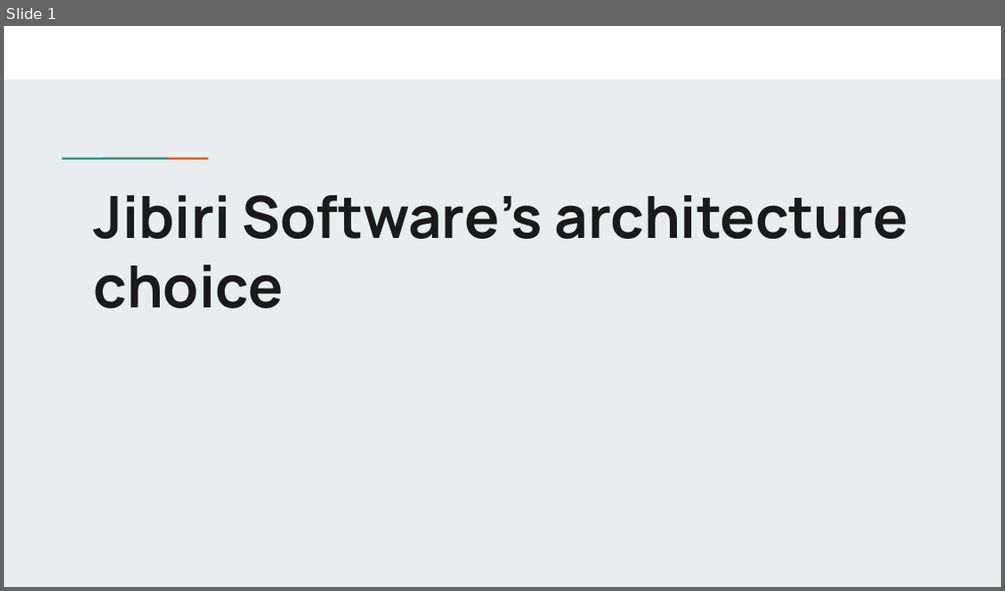
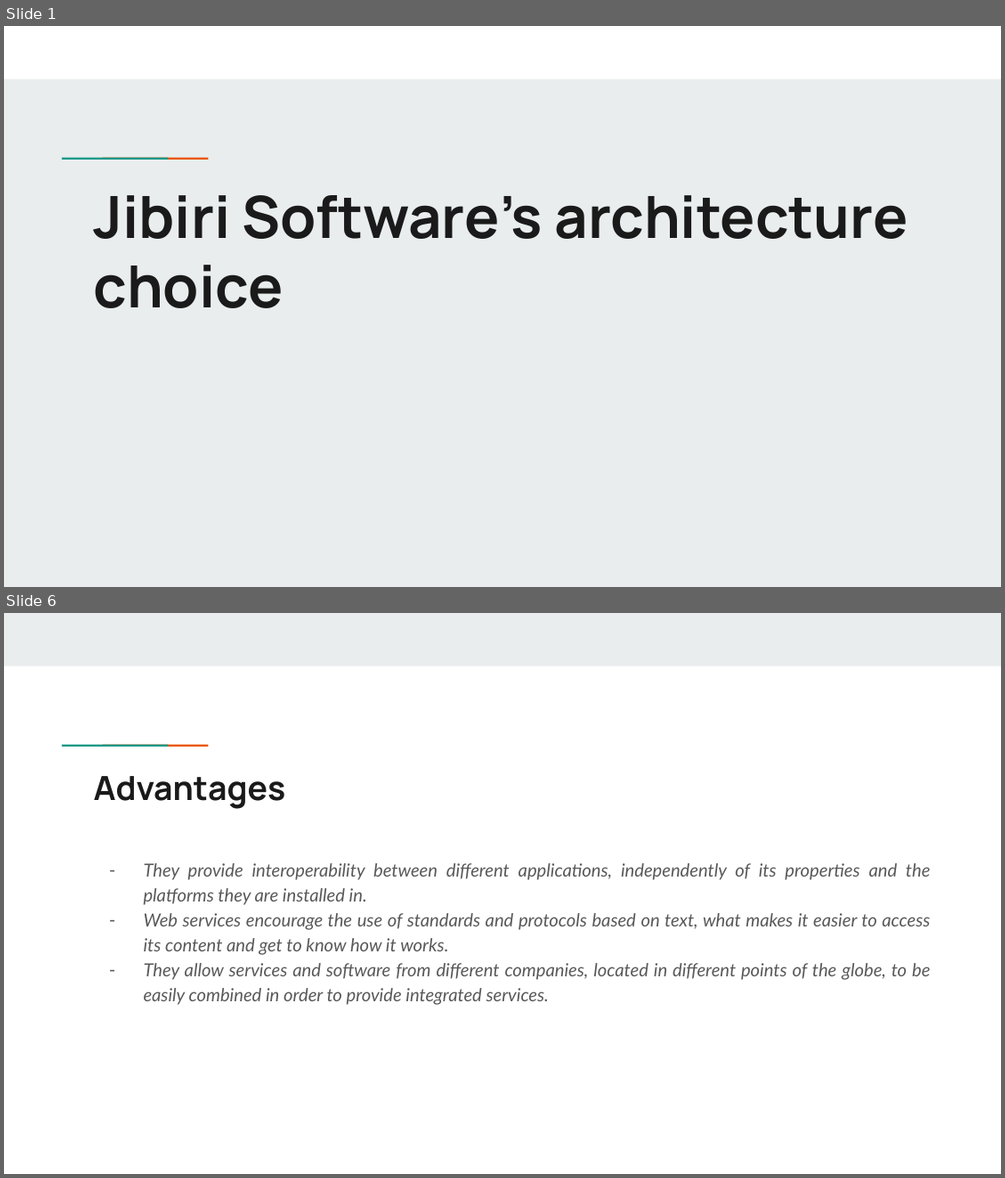
Before and after one commit to Jibiri-Software/WhiteWiseWeasel, a slide deck: SoftwareArchitecture/Jibiri_software_architecture_choice.pptx. Shown one above the other, each under a label of ours: slide 1 before the commit, slides 1 and 6 after it; the slides between them are not shown. The pictures are 1005x591 and 1005x1178 pixels, drawn with LibreOffice and Linux fonts; fonts in the diff are those of the drawing. Boxes give left, top, right and bottom in pixels: in the first picture for what was removed or moved away, otherwise in the second. Text is boxed around its words. In the diff, an @@ line names an element or a change of style, - is before the commit and + after.

```diff
--- a/SoftwareArchitecture/Jibiri_software_architecture_choice.pptx
+++ b/SoftwareArchitecture/Jibiri_software_architecture_choice.pptx
@@ slide 6 added at (x1=4, y1=613, x2=1001, y2=1174), background #FFFFFF; not listed: 2 template elements that a slide beside it also shows @@
@@ rectangle added at (x1=4, y1=613, x2=1001, y2=666), fill #E9EDEE @@
@@ title added at (x1=94, y1=776, x2=286, y2=809), 24 pt, text #1A1A1A, bold @@
+Advantages
@@ text added at (x1=144, y1=863, x2=930, y2=1005), 13 pt, text #595959, italic @@
+– They provide interoperability between different applications, independently of its properties and the platforms they are installed in.
+– Web services encourage the use of standards and protocols based on text, what makes it easier to access its content and get to know how it works.
+– They allow services and software from different companies, located in different points of the globe, to be easily combined in order to provide integrated services.
```
Also in this commit, not shown: 1 slide changed, 6 other slides added, 6 slides removed, 2 other files.
